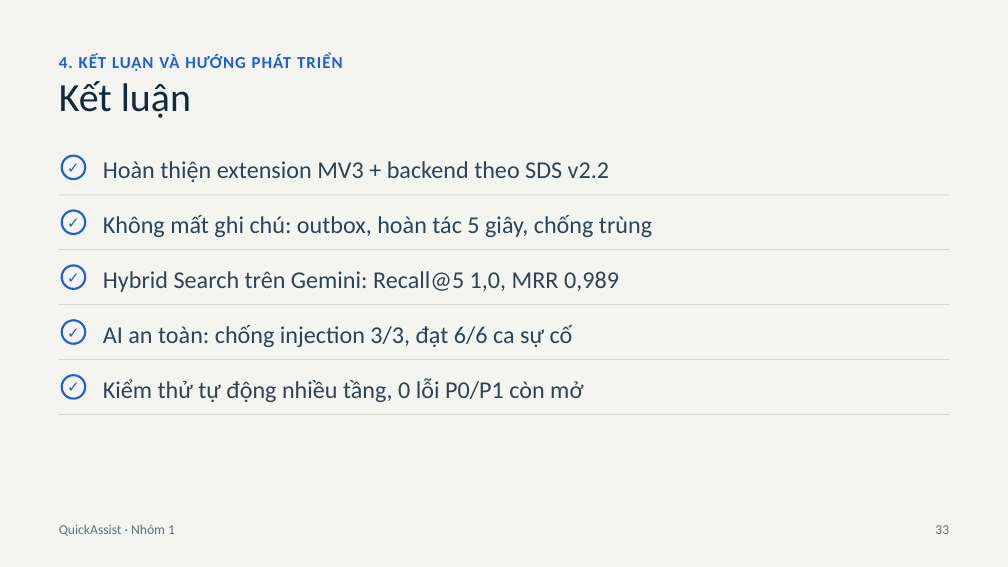
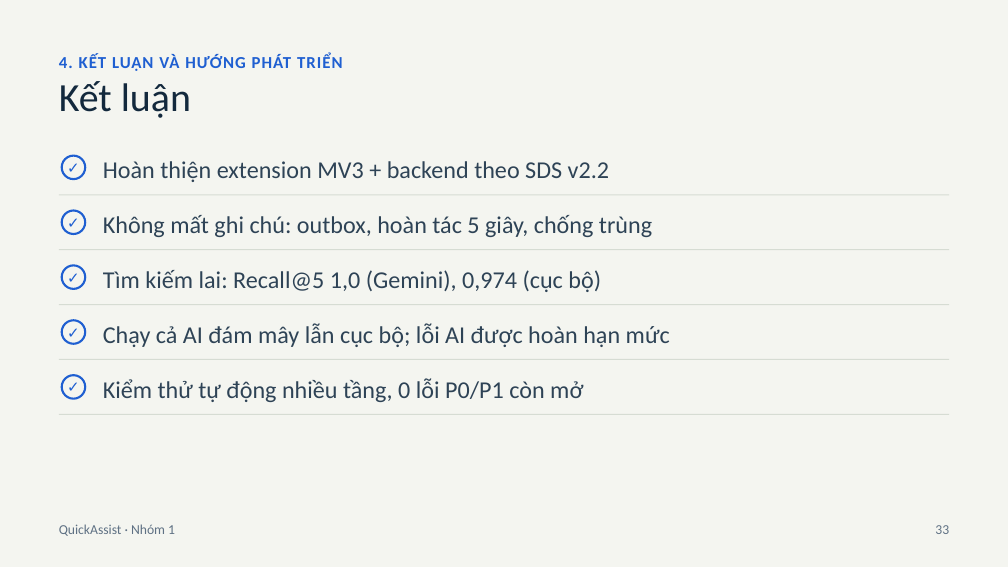
Before and after one commit to watashiwalds/quick-assist-ext, a slide deck: slide 33 of docs/specs/Presentation_Nhom01.pptx. Drawn at 1008x567 pixels with LibreOffice and Linux fonts; fonts in the diff are those of the drawing. Boxes give left, top, right and bottom in pixels: in the first picture for what was removed or moved away, otherwise in the second. Text is boxed around its words. In the diff, an @@ line names an element or a change of style, - is before the commit and + after.

```diff
--- a/docs/specs/Presentation_Nhom01.pptx
+++ b/docs/specs/Presentation_Nhom01.pptx
@@ text at bbox=[103, 270, 601, 292]: text changed @@
-Hybrid Search trên Gemini: Recall@5 1,0, MRR 0,989
+Tìm kiếm lai: Recall@5 1,0 (Gemini), 0,974 (cục bộ)
@@ text at bbox=[103, 323, 670, 347]: text changed @@
-AI an toàn: chống injection 3/3, đạt 6/6 ca sự cố
+Chạy cả AI đám mây lẫn cục bộ; lỗi AI được hoàn hạn mức
```
Also in this commit, not shown: 4 other slides changed, 6 slides added, 6 slides removed, 4 other files.
